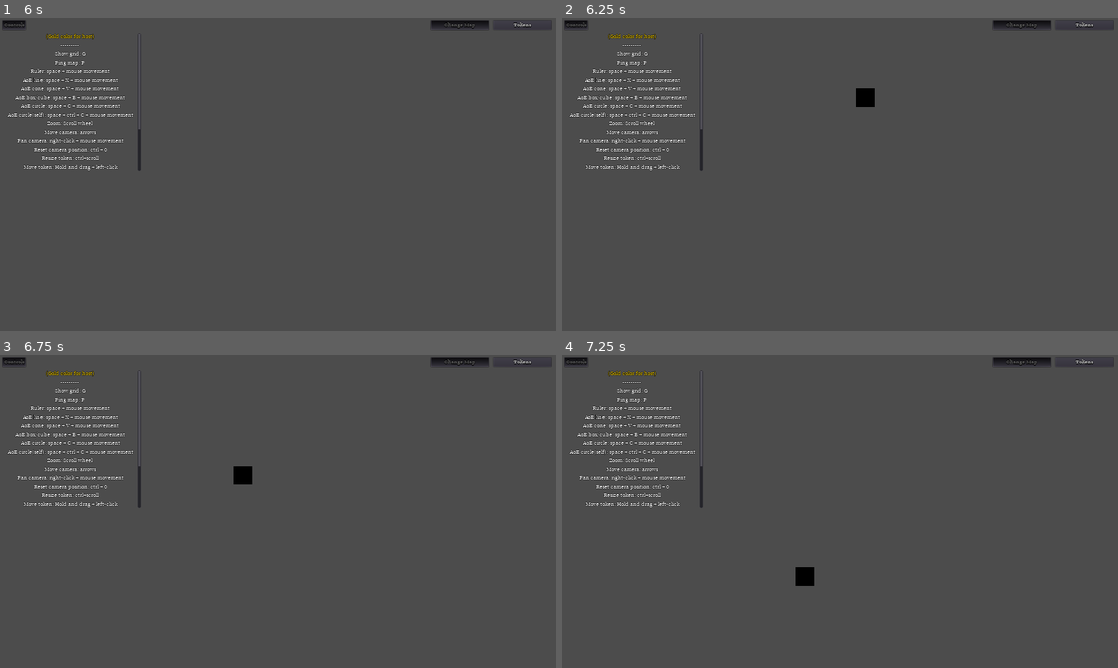
Above: before the commit, frames 1-4 (two rows, left to right).
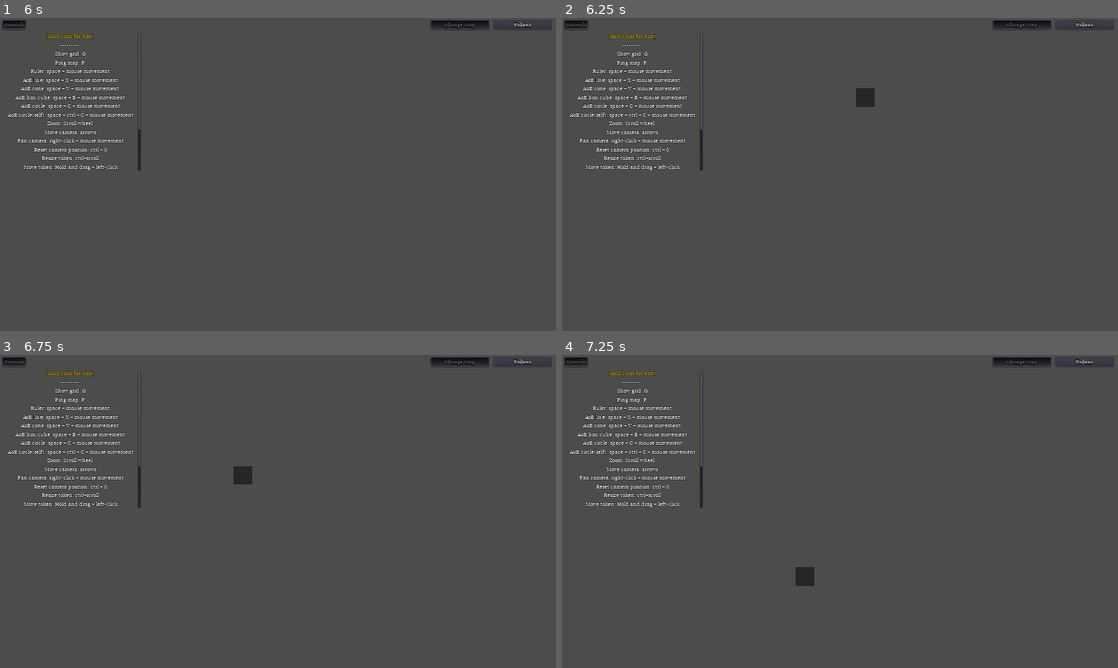
Above: after the commit, the same moments.

Repository: Vargdidan/DunjanTools
Game: Godot game, scene res://GUI/MainMenu.tscn
Same seed, same stepped clock (60 frames per second), same inputs: the game is played once before the commit and once after it.
Inputs (mouse positions are in pixels of both pictures, inside the frame that each line leads up to):
- Up to frame 1 (6 s): click "Host a game" at 0.5 s; click "Enter offline" at 1.25 s; click "Tokens" at 2 s; click "Change Map" at 2.75 s; click "Controls" at 3.5 s; tap Enter at 4.25, 5.75 s; move the mouse to (400, 158) at 4.27 s; hold Right (ui_right) 4.28-5.03 s; hold Ctrl (ui_control) 4.28-5.03 s; tap H (ui_hide) at 4.55, 5.1 s; tap Space at 5 s; move the mouse to (166, 190) at 5.02 s; hold Down (ui_down) 5.03-5.78 s; click (166, 190) at 5.3 s; move the mouse to (333, 105) at 5.77 s; press the mouse at (333, 105) at 5.78 s; hold Right (ui_right) from 5.78 s (still down)
- Up to frame 2 (6.25 s): keep holding Right (ui_right); tap Ctrl (ui_control) at 6.05 s
- Up to frame 3 (6.75 s): move the mouse to (250, 574) at 6.52 s; release Right (ui_right) at 6.53 s; release the mouse at (250, 574) at 6.53 s; hold Up (ui_up) from 6.53 s (still down); tap B (box) at 6.6 s
- Up to frame 4 (7.25 s): keep holding Up (ui_up); tap H (ui_hide) at 6.8 s

Frame 1 is identical in both runs. In frame 2, 0.2% of the frame differs, in the area x 52-57%, y 22-29%; in frame 3, 0.2%; in frame 4, 0.2%.

Commit message:
Add files via upload

Diff:
--- a/DunjanTools/Session/Battlemap.tscn
+++ b/DunjanTools/Session/Battlemap.tscn
@@ -13,6 +13,7 @@
 [ext_resource path="res://Session/Ruler.gd" type="Script" id=11]
 
 [sub_resource type="TileSet" id=1]
+resource_local_to_scene = true
 0/name = "Fog.png 0"
 0/texture = ExtResource( 5 )
 0/tex_offset = Vector2( 0, 0 )
@@ -112,12 +113,12 @@
 centered = false
 script = ExtResource( 6 )
 
+[node name="Tokens" type="Node2D" parent="."]
+
 [node name="TileMap" type="TileMap" parent="."]
 tile_set = SubResource( 1 )
 format = 1
 script = ExtResource( 1 )
-
-[node name="Tokens" type="Node2D" parent="."]
 
 [node name="Ruler" type="Node2D" parent="."]
 script = ExtResource( 11 )
--- a/DunjanTools/Session/TileMap.gd
+++ b/DunjanTools/Session/TileMap.gd
@@ -40,7 +40,7 @@
 		var target_pos = get_global_mouse_position()
 		target_pos.x = stepify(target_pos.x-tilemap_cell_size.x/2, tilemap_cell_size.x)
 		target_pos.y = stepify(target_pos.y-tilemap_cell_size.y/2, tilemap_cell_size.y)
-		self.set_cell(target_pos.x/64, target_pos.y/64, 0)
+		self.set_cell(target_pos.x/64, target_pos.y/64, 1)
 
 	if (Input.is_action_pressed("ui_mouse_click") && Input.is_action_pressed("ui_shift")):
 		var target_pos = get_global_mouse_position()
@@ -54,7 +54,7 @@
 		var tiles_y = int(map.get_rect().size.y*map.scale.y/tilemap_cell_size.y)+1
 		for x in tiles_x:
 			for y in tiles_y:
-				set_cell(x, y, 0)
+				set_cell(x, y, 1)
 		showing_map = false
 	elif (!showing_map && Input.is_action_just_pressed("ui_hide")):
 		var tiles_x = get_used_rect().size.x
--- a/DunjanTools/Session/Token.gd
+++ b/DunjanTools/Session/Token.gd
@@ -2,7 +2,7 @@
 
 var tile_size = 64 # size in pixels of tiles on the grid
 var target_position = Vector2() # desired position to move toward
-onready var token_name = get_parent().get_node("UI/token_name")
+onready var token_name = get_parent().get_node("token_name")
 onready var color = Color(1, 0.2, 0.2)
 
 func initialize(texture_name, postion):
--- a/DunjanTools/Session/Token.tscn
+++ b/DunjanTools/Session/Token.tscn
@@ -5,10 +5,11 @@
 
 [node name="Token" type="Node2D"]
 
-[node name="UI" type="CanvasLayer" parent="."]
-follow_viewport_enable = true
+[node name="Sprite" type="Sprite" parent="."]
+centered = false
+script = ExtResource( 2 )
 
-[node name="token_name" type="Label" parent="UI"]
+[node name="token_name" type="Label" parent="."]
 margin_top = -16.0
 margin_right = 40.0
 margin_bottom = 10.0
@@ -20,7 +21,3 @@
 __meta__ = {
 "_edit_use_anchors_": false
 }
-
-[node name="Sprite" type="Sprite" parent="."]
-centered = false
-script = ExtResource( 2 )
Binary file changed: DunjanTools/Assets/Fog.png
